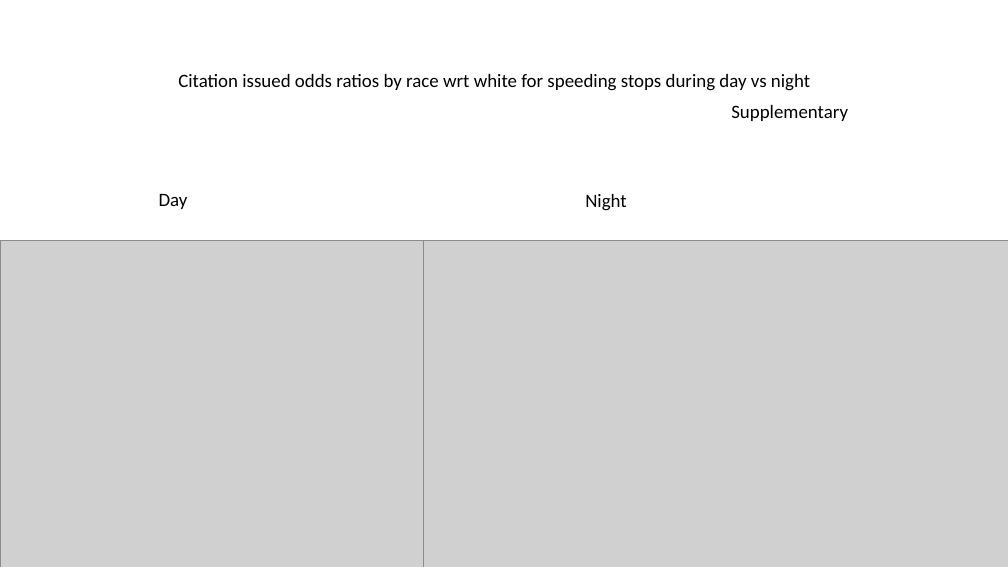
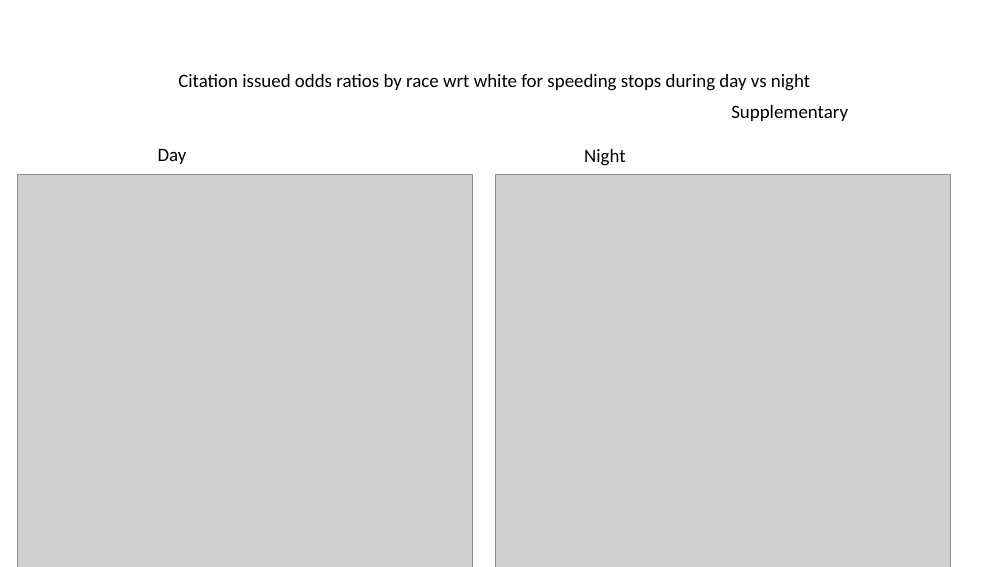
Before and after one commit to arkobarman/trafficStopProject, a slide deck: slide 55 of trafficStop_summer23.pptx. Drawn at 1008x567 pixels with LibreOffice and Linux fonts; fonts in the diff are those of the drawing; grey boxes stand for pictures. Boxes give left, top, right and bottom in pixels: in the first picture for what was removed or moved away, otherwise in the second. Text is boxed around its words. In the diff, an @@ line names an element or a change of style, - is before the commit and + after.

```diff
--- a/trafficStop_summer23.pptx
+++ b/trafficStop_summer23.pptx
@@ text "Day": place and size @@
-text "Day" at <box>159,194,188,209</box>
+text "Day" at <box>158,149,187,164</box>
@@ text "Night": place and size @@
-text "Night" at <box>585,194,626,211</box>
+text "Night" at <box>584,149,625,166</box>
@@ picture: place and size @@
-picture at <box>0,240,643,567</box>
+picture at <box>18,175,473,567</box>
@@ picture: place and size @@
-picture at <box>423,240,1008,567</box>
+picture at <box>495,175,950,567</box>
```
Also in this commit, not shown: 7 other slides changed, 25 other files.
